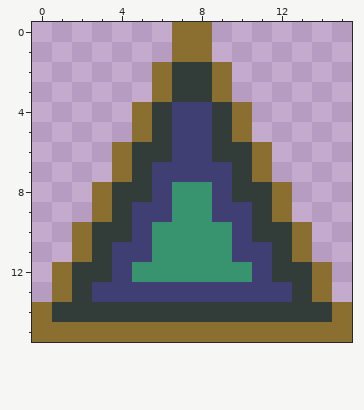
Two states of a pixel-art sprite, data/sprites/item/pickup.png. Above, as it was before the edit.
The file is 16x16 pixels.
The result:
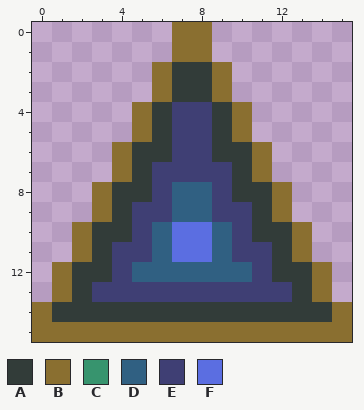
Palette (. is transparent): A #323c39  B #8a6f30  C #37946e  D #306082  E #3f3f74  F #5b6ee1
Change:
@@ x 3..12 @@
  7 .BAEEEEAB.
- 8 BAAECCEAAB
- 9 BAEECCEEAB
-10 AAECCCCEAA
-11 AEECCCCEEA
-12 AECCCCCCEA
+ 8 BAAEDDEAAB
+ 9 BAEEDDEEAB
+10 AAEDFFDEAA
+11 AEEDFFDEEA
+12 AEDDDDDDEA
 13 EEEEEEEEEE
